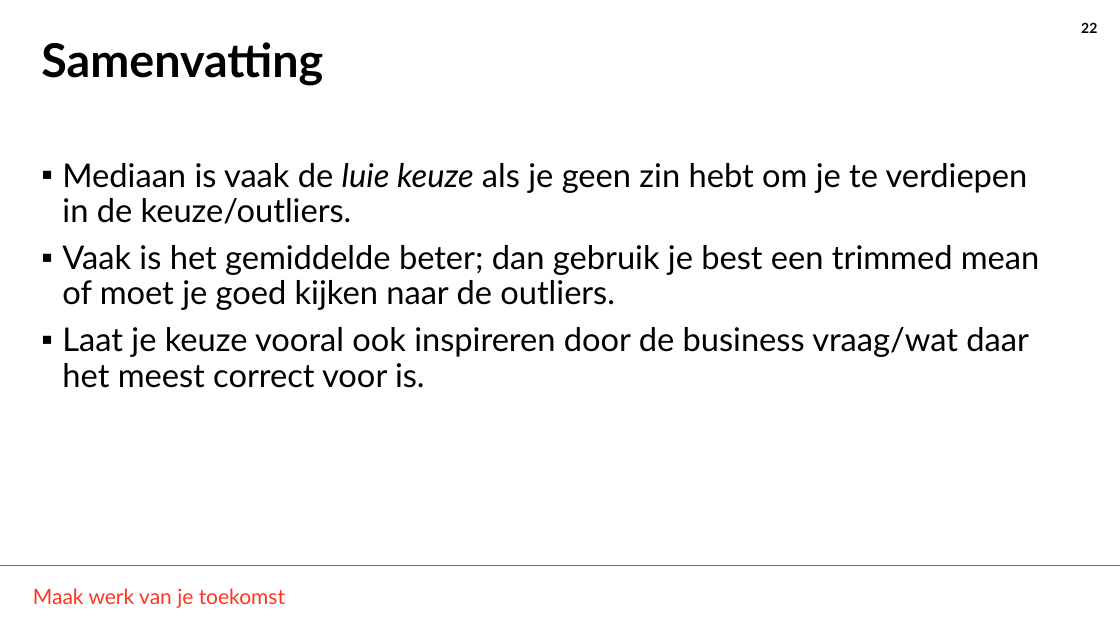
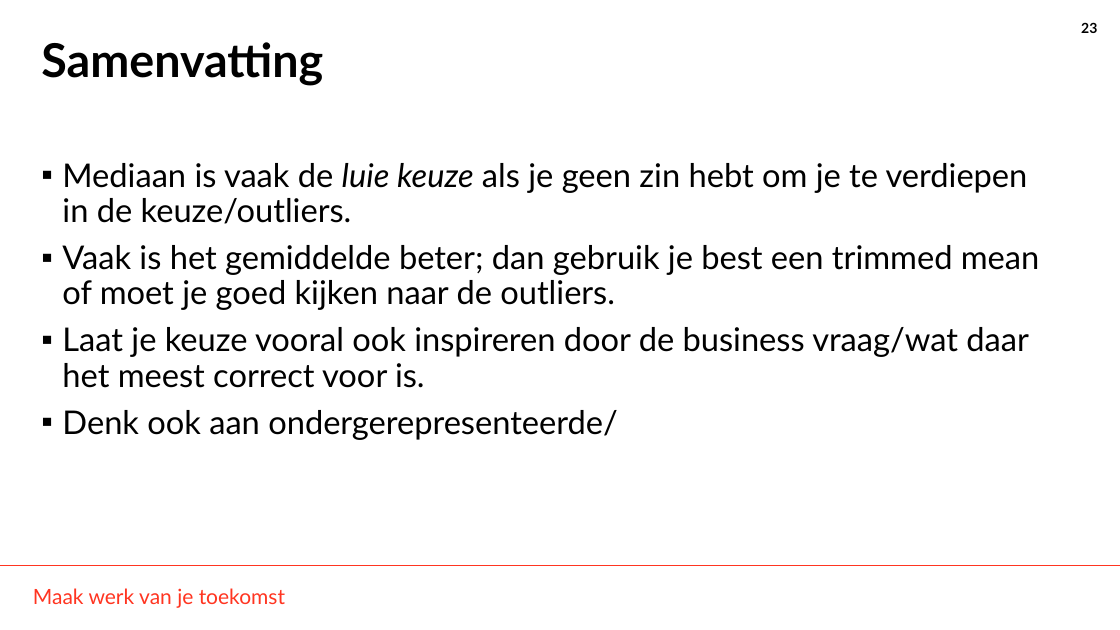
Before and after one commit to THellemans/data-science-syntra-ab, a slide deck: slide 23 of 06 statistiek/02 Middelpunten schatten/02 Middelpunten schatten.pptx (slide 22 before the commit). Drawn at 1120x630 pixels with LibreOffice and Linux fonts; fonts in the diff are those of the drawing; background and template pictures are left out. Boxes give left, top, right and bottom in pixels: in the first picture for what was removed or moved away, otherwise in the second. Text is boxed around its words. In the diff, an @@ line names an element or a change of style, - is before the commit and + after.

```diff
--- a/06 statistiek/02 Middelpunten schatten/02 Middelpunten schatten.pptx
+++ b/06 statistiek/02 Middelpunten schatten/02 Middelpunten schatten.pptx
@@ page number at (1081, 22, 1097, 33): text changed @@
-22
+23
@@ text at (62, 410, 618, 440): paragraph added @@
+▪ Denk ook aan ondergerepresenteerde/
```
Also in this commit, not shown: 1 slide added, 2 other files.
